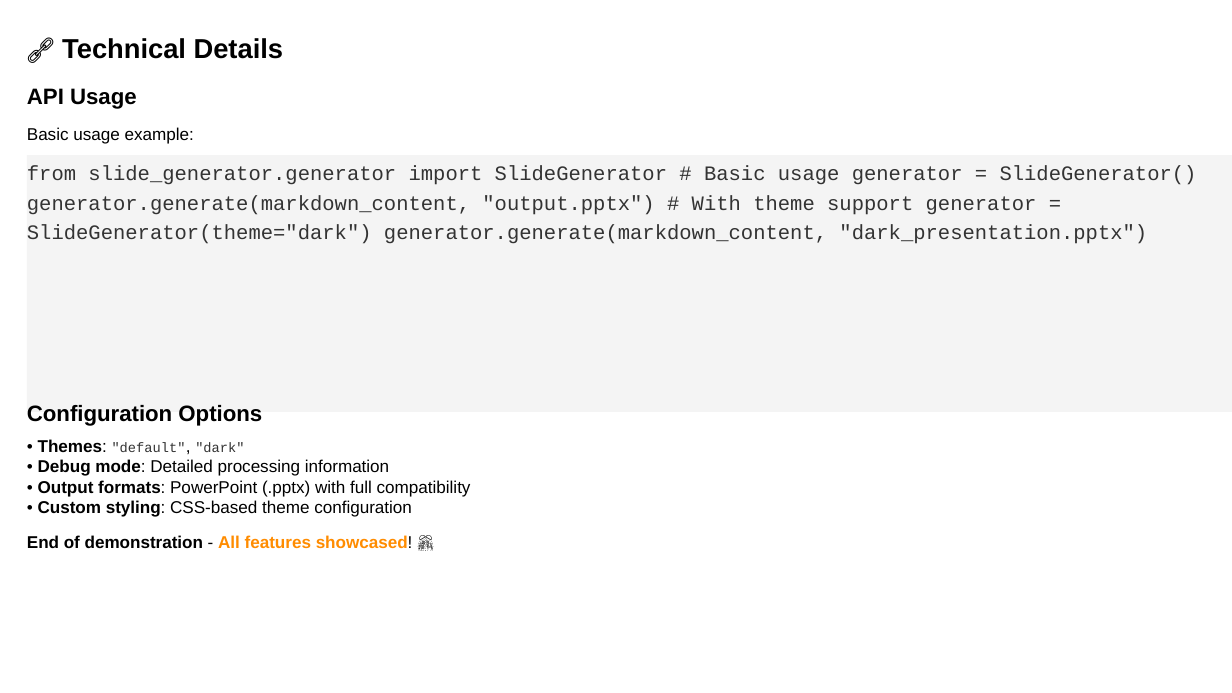
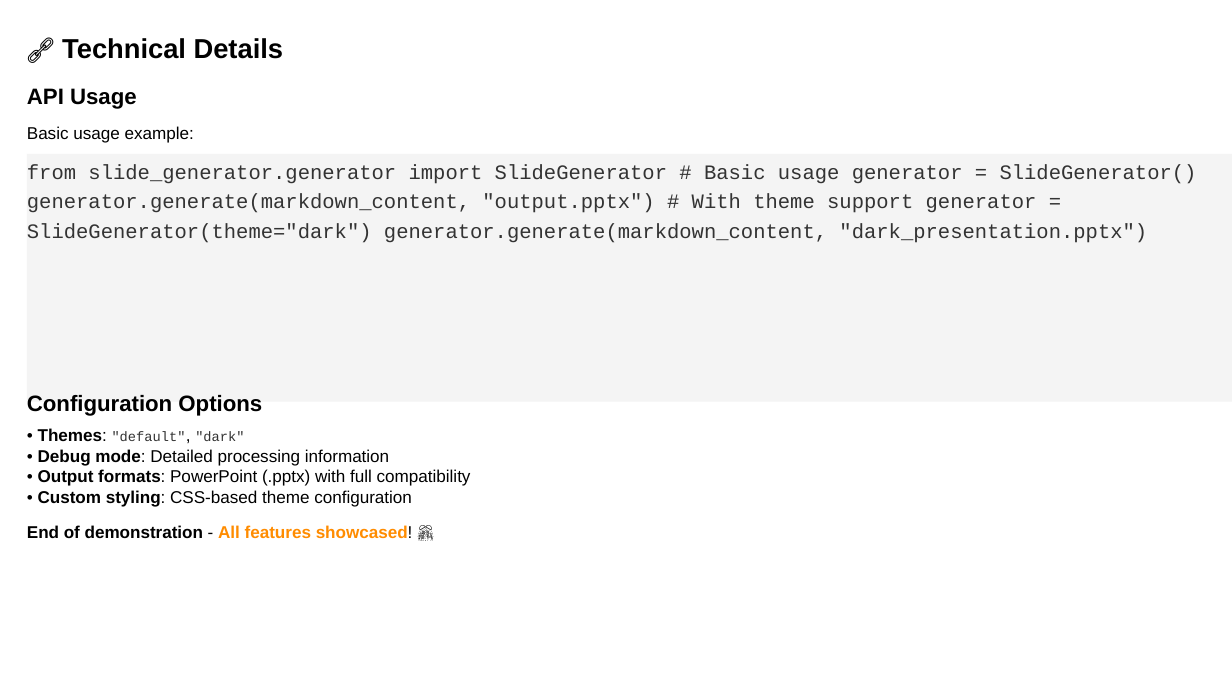
Before and after one commit to louisazhou/slidegenerator, a slide deck: slide 17 of output/comprehensive_demo_default.pptx. Drawn at 1232x693 pixels with LibreOffice and Linux fonts; fonts in the diff are those of the drawing. Boxes give left, top, right and bottom in pixels: in the first picture for what was removed or moved away, otherwise in the second. Text is boxed around its words. In the diff, an @@ line names an element or a change of style, - is before the commit and + after.

Commit message:
add equation support (now broken) and notebook mode

```diff
--- a/output/comprehensive_demo_default.pptx
+++ b/output/comprehensive_demo_default.pptx
@@ rectangle "from slide_generator.generator import SlideGenerator # ..." resized from (x1=27, y1=155, x2=1232, y2=411) to (x1=27, y1=154, x2=1232, y2=402) @@
@@ 3 texts moved together from (x1=27, y1=405, x2=471, y2=548) to (x1=27, y1=395, x2=471, y2=538) @@
```
Also in this commit, not shown: 8 other slides changed, 1 slide added, 23 other files.
